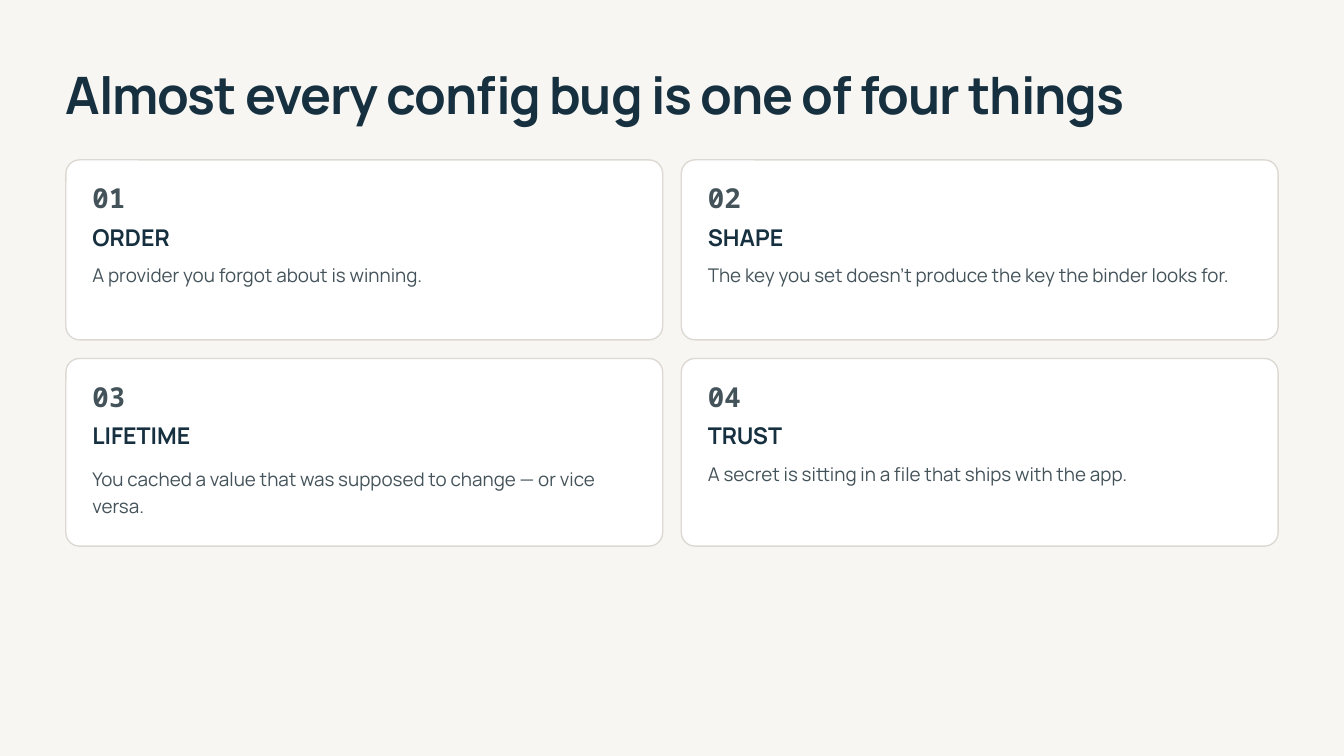
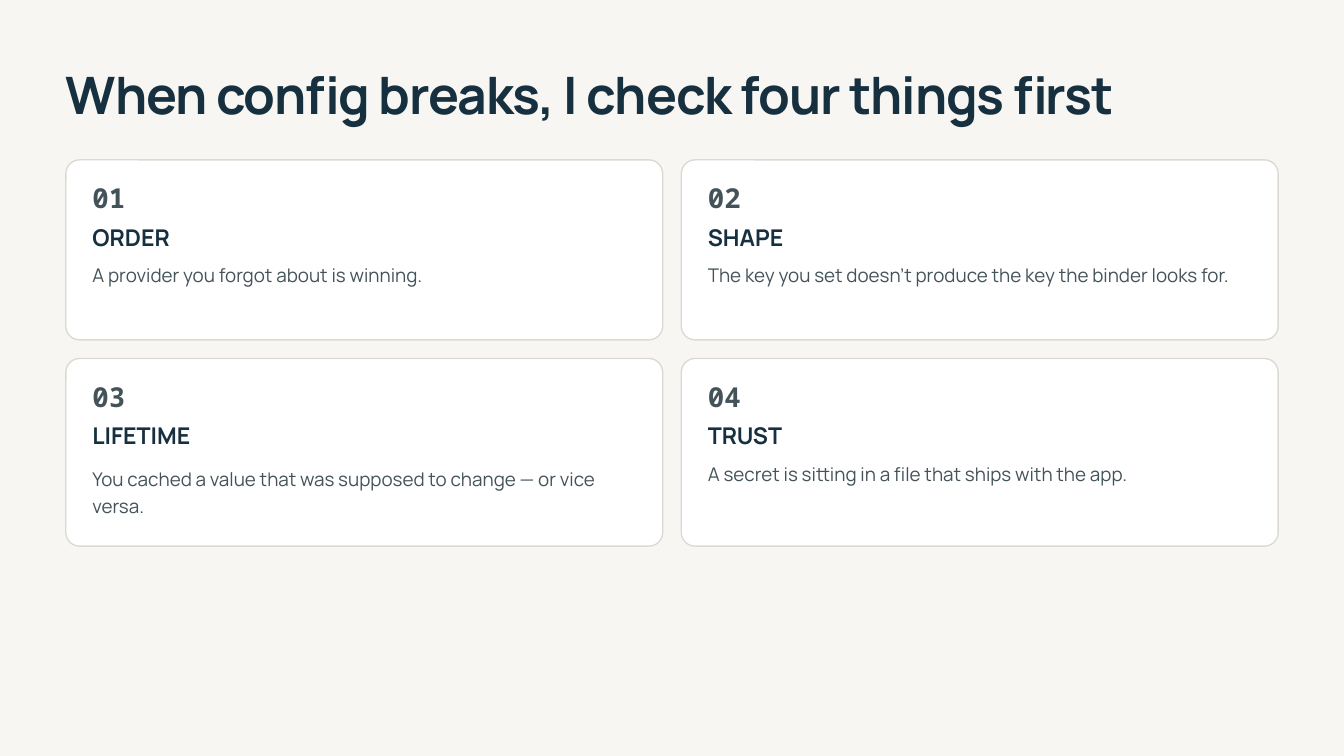
Before and after one commit to 1kevgriff/modern-dotnet-configuration, a slide deck: slide 11 of slides/modern-dotnet-configuration.pptx. Drawn at 1344x756 pixels with LibreOffice and Linux fonts; fonts in the diff are those of the drawing. Boxes give left, top, right and bottom in pixels: in the first picture for what was removed or moved away, otherwise in the second. Text is boxed around its words. In the diff, an @@ line names an element or a change of style, - is before the commit and + after.

```diff
--- a/slides/modern-dotnet-configuration.pptx
+++ b/slides/modern-dotnet-configuration.pptx
@@ text at [66,76,1113,127]: text changed @@
-Almost every config bug is one of four things
+When config breaks, I check four things first
```
Also in this commit, not shown: 9 other slides changed, 3 slides added, 3 slides removed, 5 other files.
